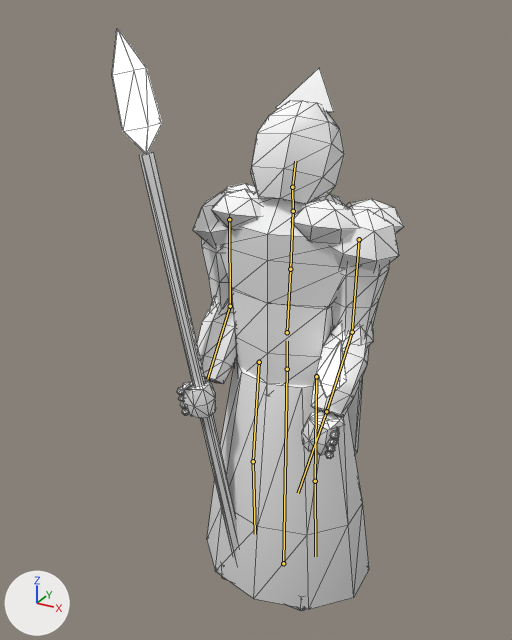
One commit to the glTF model client/public/assets/models/frost_adept.glb: the scene before it, then after it.
Rendered twice from a camera (50 mm lens) standing at (0.97, -2.0, 2.04) and looking at (-0.16, 0.06, 1.01). The axes (+X, +Y, +Z) are drawn at lower left. The lights are the same throughout. The picture after the commit comes second. Both versions are drawn at frame 2 of the action 'hit'; the numbers are the values there. The bones that change, and the others that lie on the model, are drawn over the model as lines. Mesh edges are drawn as thin lines.

Objects in the first picture: 'frost_adept'.
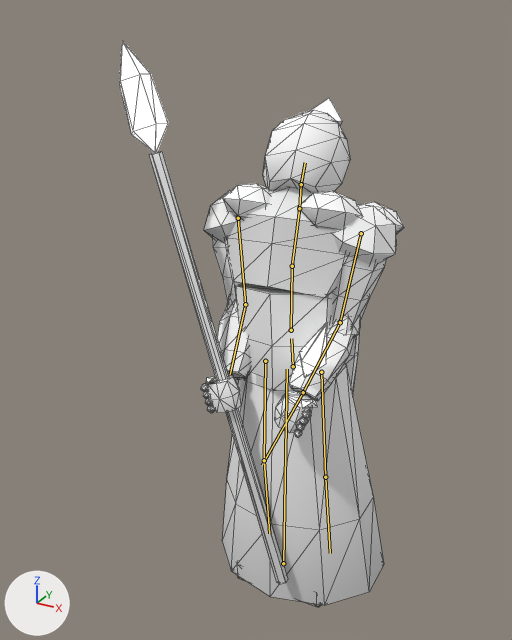
What differs and where, as boxes [x1, y1, x2, y2] in the pictures (512 x 640 px):
'frost_adept', posed
    before: [112, 29, 404, 611]
    after: [120, 41, 404, 607]
bone 'hips', root to tip
    before: (287, 369) to (287, 341)
    after: (293, 366) to (291, 338)
bone 'spine', root to tip
    before: (287, 332) to (290, 269)
    after: (291, 330) to (292, 266)
bone 'chest', root to tip
    before: (290, 269) to (293, 211)
    after: (292, 266) to (299, 208)
bone 'head', root to tip
    before: (292, 187) to (295, 161)
    after: (301, 184) to (305, 162)
bone 'upper_arm.L', root to tip
    before: (359, 239) to (352, 332)
    after: (361, 233) to (340, 322)
bone 'upper_arm.R', root to tip
    before: (229, 219) to (230, 306)
    after: (238, 218) to (245, 304)

The change in detail:
Bone 'hips' (bone_hips) moves from (0.0, 0.0, 0.0) to (0.0, -0.013, -0.046).
Bone 'hips' (bone_hips) turns from (0, 0, 0) to (0, 0, 3) degrees about its own x, y and z.
Bone 'spine' (bone_spine) turns from (-8, 0, 0) to (-15, 0, 3) degrees about its own x, y and z.
Bone 'chest' (bone_chest) turns from (0, 0, 0) to (-8, 0, -5) degrees about its own x, y and z.
Bone 'head' (bone_head) turns from (-7, 0, 0) to (-15, 0, 6) degrees about its own x, y and z.
Bone 'upper_arm.L' (bone_upper_arm_l) turns from (8, 0, 13) to (14, 0, 23) degrees about its own x, y and z.
Bone 'upper_arm.R' (bone_upper_arm_r) turns from (8, 0, -13) to (14, 0, -23) degrees about its own x, y and z.
